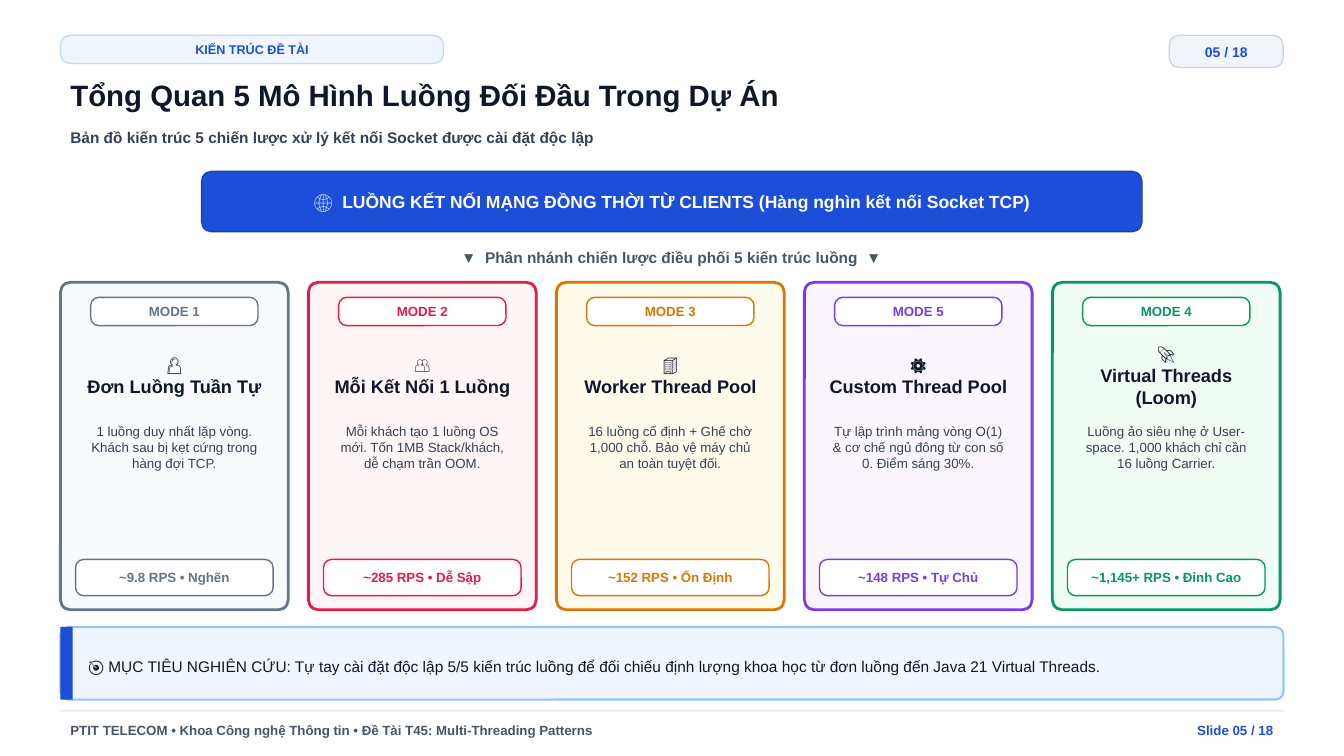
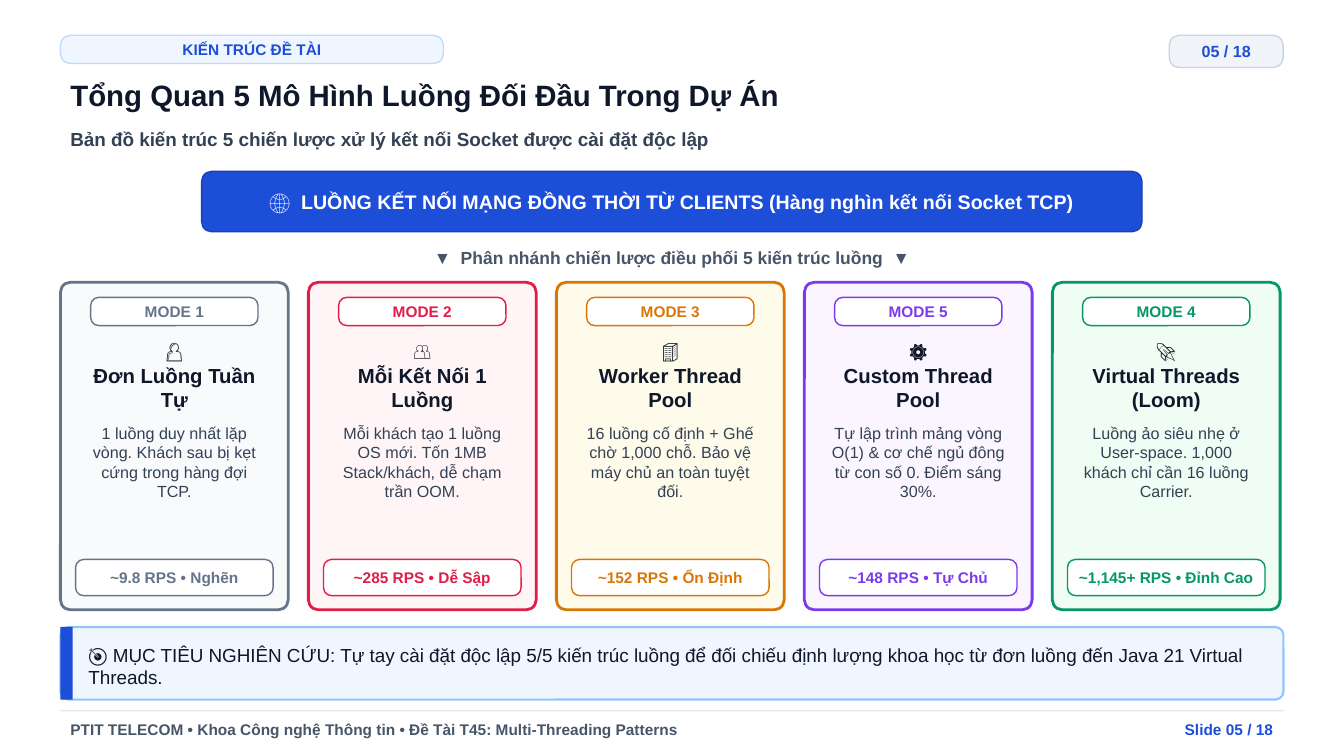
Before and after one commit to vinhseoo/Multi-threading-Patterns, a slide deck: slide 12 of docs/MultiThreading_Patterns_PTIT_T45_Editable.pptx. Drawn at 1344x756 pixels with LibreOffice and Linux fonts; fonts in the diff are those of the drawing. Boxes give left, top, right and bottom in pixels: in the first picture for what was removed or moved away, otherwise in the second. Text is boxed around its words. In the diff, an @@ line names an element or a change of style, - is before the commit and + after.

Commit message:
style(slides): tang kich thuoc font chu noi dung bento va subcard trong file PPTX de ro rang khi thuyet trinh

```diff
--- a/docs/MultiThreading_Patterns_PTIT_T45_Editable.pptx
+++ b/docs/MultiThreading_Patterns_PTIT_T45_Editable.pptx
@@ text "KIẾN TRÚC ĐỀ TÀI" at (182, 43, 321, 55): size 9 to 11 pt @@
@@ text "05 / 18" at (1202, 45, 1251, 57): size 10 to 11.5 pt @@
@@ text "Bản đồ kiến trúc 5 ..." at (70, 132, 708, 150): size 11 to 13.5 pt @@
@@ text "🌐 LUỒNG KẾT NỐI MẠNG ..." at (301, 194, 1073, 213): size 12.5 to 14 pt @@
@@ text "▼ Phân nhánh chiến lược ..." at (461, 251, 883, 268): size 11 to 12.5 pt @@
@@ size 13 to 14.5 pt in 5 elements at (93, 367, 255, 411), (358, 367, 486, 412), (599, 368, 742, 408), (844, 368, 993, 408), (1092, 368, 1240, 412) @@
@@ size 9.5 to 11.5 pt in 5 elements at (93, 426, 255, 497), (343, 426, 501, 497), (587, 426, 753, 497), (832, 427, 1005, 497), (1084, 426, 1248, 497) @@
@@ size 9.5 to 11 pt in 12 elements at (70, 723, 678, 738), (1185, 724, 1273, 735), (145, 306, 204, 317), (110, 572, 238, 586), (393, 306, 452, 317), (354, 571, 490, 586), (641, 306, 700, 317), (598, 571, 742, 586), (889, 306, 948, 317), (848, 571, 988, 586), (1137, 306, 1196, 317), (1079, 571, 1253, 586) @@
@@ text "🎯 MỤC TIÊU NGHIÊN CỨU: ..." at (88, 647, 1243, 684): size 11 to 13.5 pt @@
```
Also in this commit, not shown: 17 other slides changed, 6 other files.
